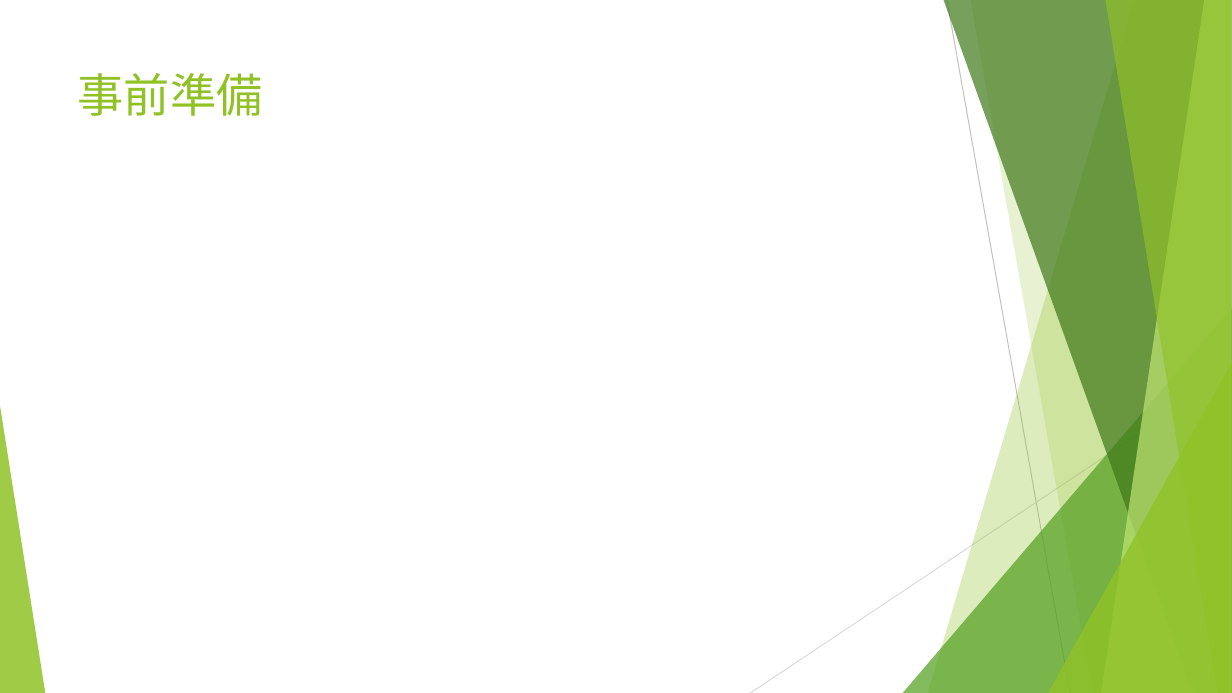
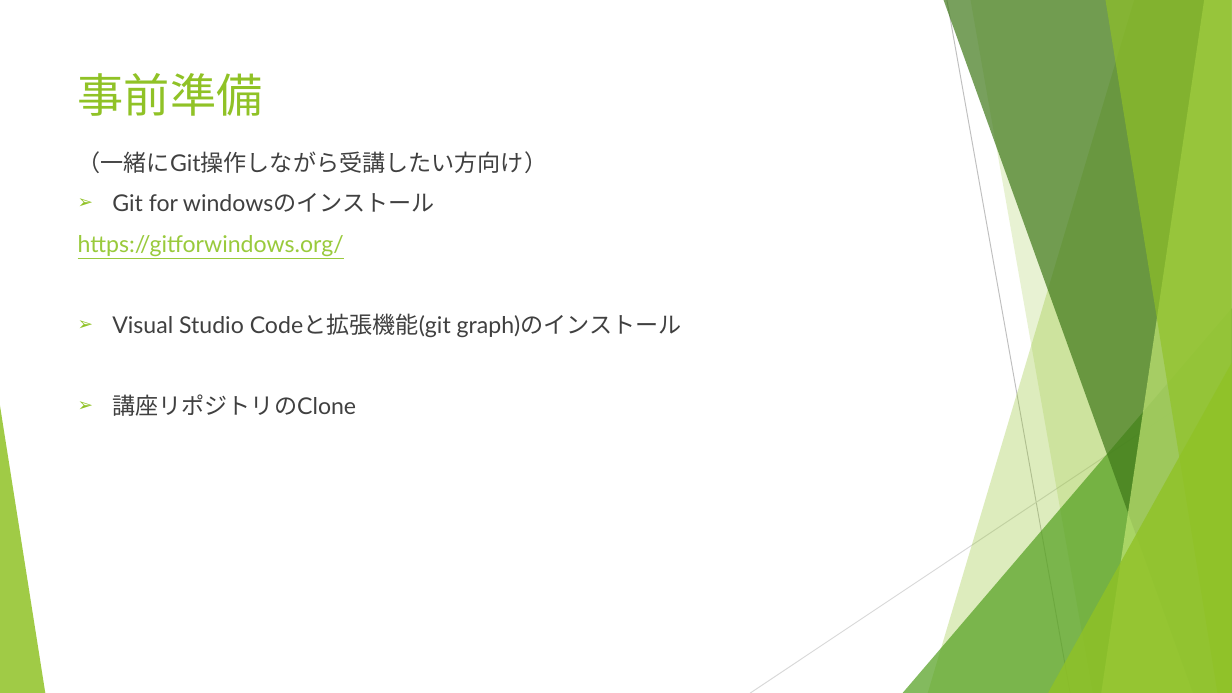
Before and after one commit to yusuke8655/git-trouble-shooting, a slide deck: slide 5 of Gitトラブルシューティング.pptx. Drawn at 1232x693 pixels with LibreOffice and Linux fonts; fonts in the diff are those of the drawing. Boxes give left, top, right and bottom in pixels: in the first picture for what was removed or moved away, otherwise in the second. Text is boxed around its words. In the diff, an @@ line names an element or a change of style, - is before the commit and + after.

```diff
--- a/Gitトラブルシューティング.pptx
+++ b/Gitトラブルシューティング.pptx
@@ text added at (x1=78, y1=151, x2=682, y2=416), 18 pt, text #404040 @@
+（一緒にGit操作しながら受講したい方向け）
+➢ Git for windowsのインストール
+https://gitforwindows.org/
+➢ Visual Studio Codeと拡張機能(git graph)のインストール
+➢ 講座リポジトリのClone
```
Also in this commit, not shown: 13 other slides changed, 5 slides added.
